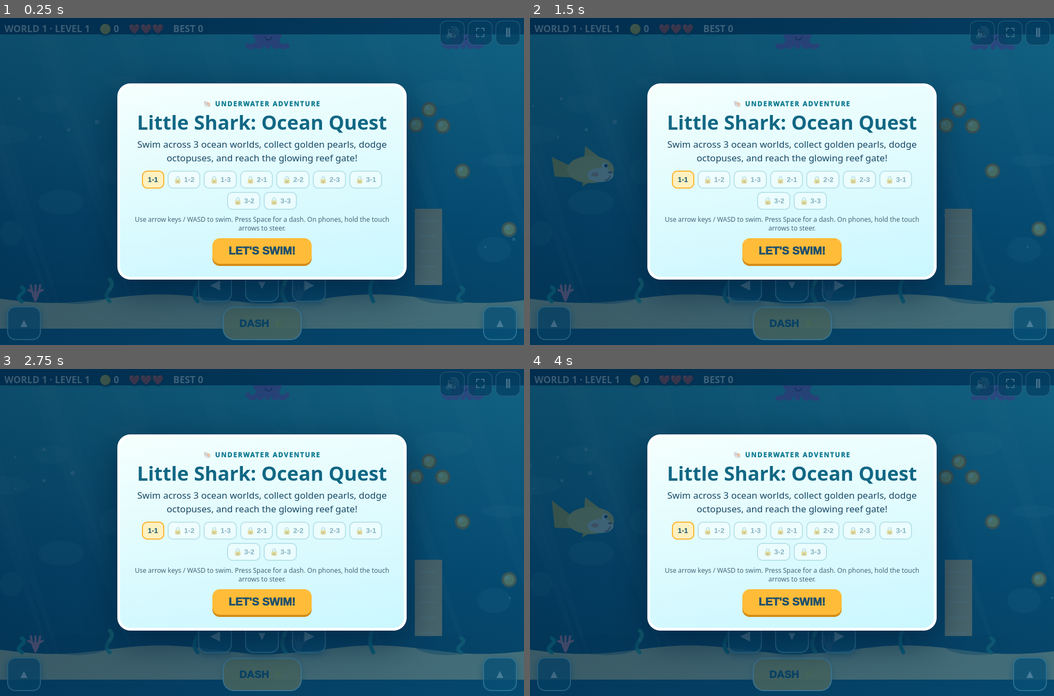
Above: before the commit, frames 1-4 (two rows, left to right).
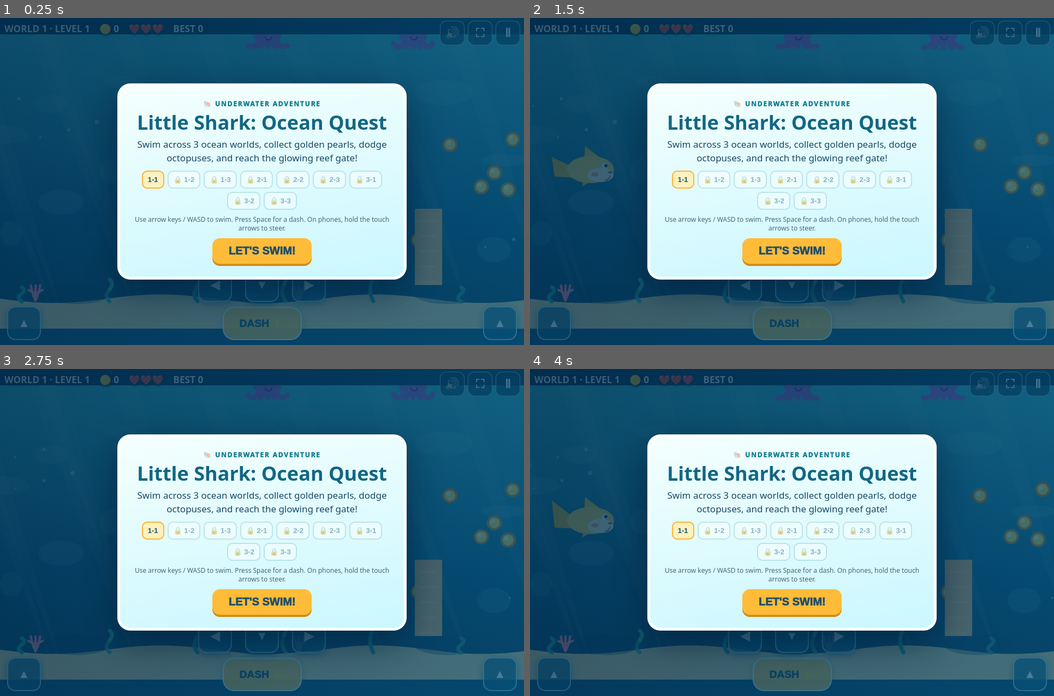
Above: after the commit, the same moments.

Repository: flowbeacon-labs/little-shark-ocean-quest
Game: browser game, page index.html
Same seed, same stepped clock (60 frames per second), same inputs: the game is played once before the commit and once after it.
Inputs:
- Up to frame 1 (0.25 s): no input
- Up to frame 2 (1.5 s): tap Space at 0.27, 1.1 s; hold Right from 1.03 s (still down)
- Up to frame 3 (2.75 s): release Right at 1.53 s; hold Down 1.58-1.85 s; tap Space at 1.6, 2.1, 2.6 s; hold Left 1.9-2.47 s; hold Up from 2.52 s (still down)
- Up to frame 4 (4 s): release Up at 2.82 s; hold Right 2.87-3.53 s; tap Space at 3.1, 3.6 s; hold Up 3.58-3.82 s; hold Left from 3.87 s (still down)

The runs differ from the first frame. In frame 1, 1.2% of the frame differs, in the area x 74-100%, y 5-70%; in frame 2, 1.2%; in frame 3, 1.2%; in frame 4, 1.2%.

Commit message:
Accelerate Little Shark and add moving hazards, pearl streak combos and speed effects

Diff:
--- a/game.js
+++ b/game.js
@@ -12,15 +12,15 @@
 const pointerMap=new Map();let mode='menu',selected=0,unlocked=1,best=0,totalBest=0,muted=false,audioCtx=null;
 const saveKey='little-shark-ocean-quest-v1';
 try{const data=JSON.parse(localStorage.getItem(saveKey)||'{}');unlocked=Math.min(LEVEL_COUNT,Math.max(1,Number(data.unlocked)||1));best=Math.max(0,Number(data.best)||0);totalBest=Math.max(0,Number(data.totalBest)||0);muted=!!data.muted;}catch{}
-let level=0,worldWidth=3500,player={},coins=[],enemies=[],powerups=[],walls=[],checkpoint=180,camera=0,score=0,lives=3,frame=0,invincible=0,shield=0,dashTime=0,dashReady=true,toastUntil=0,toastText='',totalRun=0;
+let level=0,worldWidth=3500,player={},coins=[],enemies=[],powerups=[],walls=[],checkpoint=180,camera=0,score=0,lives=3,frame=0,invincible=0,shield=0,dashTime=0,dashReady=true,toastUntil=0,toastText='',totalRun=0,combo=0,comboUntil=0,trail=[];
 function store(){try{localStorage.setItem(saveKey,JSON.stringify({unlocked,best,totalBest,muted}));}catch{}}
 function sound(freq=500,ms=80,type='sine',vol=.035){if(muted||mode==='menu')return;try{audioCtx??=new(window.AudioConte …(456 unchanged characters)…
 function toast(str){toastText=str;toastUntil=performance.now()+1350;el('toast').textContent=str;el('toast').style.opacity='1';}
 function rand(seed){let t=seed+0x6D2B79F5;t=Math.imul(t^t>>>15,t|1);t^=t+Math.imul(t^t>>>7,t|61);return ((t^t>>>14)>>>0)/4294967296;}
-function loadLevel(index){level=index;score=0;lives=3;frame=0;checkpoint=110;camera=0;invincible=105;shield=0;dashTime=0;dashReady=true;worldWidth=3100+Math.floor(index/3)*450+(index%3)*380;player={x:110,y:248,w:67,h:37,vx:0,vy:0,face:1};const danger=index;const count=30+index*6;
+function loadLevel(index){level=index;score=0;lives=3;frame=0;checkpoint=110;camera=0;invincible=105;shield=0;dashTime=0;dashReady=true;combo=0;comboUntil=0;trail=[];worldWidth=2550+Math.floor(index/3)*330+(index%3)*260;player={x:110,y:248,w:67,h:37,vx:0,vy:0,face:1};const danger=index;const count=35+index*6;
  coins=[];enemies=[];powerups=[];walls=[];
  for(let i=0;i<count;i++){let x=250+i*(worldWidth-540)/count;let y=135+rand(i*73+index*107)*260;coins.push({x,y,got:false});if(i%5===1&&x<worldWidth-160){coins.push({x:x+24,y:y-27,got:false},{x:x+49,y:y+3,got:false});}}
- for(let i=0;i<7+danger*2;i++){const x=490+i*(worldWidth-950)/(6+danger*2);enemies.push({x,baseY:140+rand(index*109+i*23)*235,y:0,phase:rand(i*53+index*11)*6,alive:true,hit:0,r:22+Math.min(10,Math.floor(index/3)*4)});}
+ for(let i=0;i<7+danger*2;i++){const x=490+i*(worldWidth-950)/(6+danger*2);enemies.push({x,baseY:140+rand(index*109+i*23)*235,y:0,phase:rand(i*53+index*11)*6,alive:true,hit:0,r:22+Math.min(10,Math.floor(index/3)*4),pattern:i%3,drift:10+rand(i*31+index*9)*35,tempo:.024+rand(i*19+3)*.025});}
  for(let i=0;i<4+Math.floor(index/2);i++){let x=760+i*(worldWidth-1190)/(3+Math.floor(index/2));walls.push({x,y:(i%2?TOP:320),w:50,h:(i%2?175:140)});}
  for(let i=0;i<2;i++)powerups.push({x:1150+i*(worldWidth-1550)/2,y:180+((i+index)%3)*70,type:i===0?'shield':'bonus',got:false});
  updateHUD();}
@@ -53,16 +53,18 @@
 el('fullscreen').addEventListener('click',async()=>{try{if(document.fullscreenElement)await document.exitFullscreen();e …(203 unchanged characters)…
 el('primary').addEventListener('click',()=>{if(mode==='paused'){pause();return;}start(selected);});
 const near=(x,y,cx,cy,r)=>Math.hypot(x-cx,y-cy)<r;
-function tick(){frame++;if(mode!=='playing')return;const speed=(4.6+level*.13)*(shield?1.03:1);let xAxis=(keyState.right?1:0)-(keyState.left?1:0),yAxis=(keyState.down?1:0)-(keyState.up?1:0);const norm=Math.hypot(xAxis,yAxis)||1;player.vx=xAxis/norm*speed;player.vy=yAxis/norm*speed;
- if(keyState.dash&&dashReady){dashTime=19;dashReady=false;sound(750,140,'sawtooth');}if(!keyState.dash)dashReady=true;
- let multiplier=dashTime>0?2.6:1;if(dashTime>0)dashTime--;
+function tick(){frame++;if(mode!=='playing')return;const speed=(7.1+level*.15)*(shield?1.03:1);let xAxis=(keyState.right?1:0)-(keyState.left?1:0),yAxis=(keyState.down?1:0)-(keyState.up?1:0);const norm=Math.hypot(xAxis,yAxis)||1;player.vx=xAxis/norm*speed;player.vy=yAxis/norm*speed;
+ if(keyState.dash&&dashReady){dashTime=24;dashReady=false;sound(750,140,'sawtooth');}if(!keyState.dash)dashReady=true;
+ let multiplier=dashTime>0?3.1:1;if(dashTime>0)dashTime--;
  player.face=player.vx<0?-1:player.vx>0?1:player.face;
  player.x=Math.max(40,Math.min(worldWidth-115,player.x+player.vx*multiplier));player.y=Math.max(TOP+20,Math.min(BOTTOM-38,player.y+player.vy*multiplier));
  if(invincible>0)invincible--;
+ if(frame%3===0){trail.push({x:player.x,y:player.y,age:0,dash:dashTime>0});if(trail.length>22)trail.shift();}for(const b of trail)b.age++;trail=trail.filter(b=>b.age<28);
+ if(frame>comboUntil)combo=0;
  for(const w of walls){if(player.x+45>w.x&&player.x-35<w.x+w.w&&player.y+19>w.y&&player.y-19<w.y+w.h){if(dashTime>0){player.x=player.x<w.x? w.x-47:w.x+w.w+39;}else hurt();}}
- for(const c of coins){if(!c.got&&near(player.x,player.y,c.x,c.y,34)){c.got=true;score++;sound(550+score%4*90,60,'triangle');}}
+ for(const c of coins){if(!c.got&&near(player.x,player.y,c.x,c.y,34)){c.got=true;combo=Math.min(10,combo+1);comboUntil=frame+145;const bonus=combo>=5?2:1;score+=bonus;if(combo===5)toast('🔥 PEARL RUSH! DOUBLE POINTS');sound(550+combo%6*75,65,'triangle');}}
  for(const p of powerups){if(!p.got&&near(player.x,player.y,p.x,p.y,40)){p.got=true;if(p.type==='shield'){shield=1;toast('🛡️ Bubble shield!');}else{score+=10;toast('✨ 10 bonus pearls!');}sound(910,180,'sine');}}
- for(const e of enemies){if(!e.alive)continue;e.y=e.baseY+Math.sin(frame*.027*(1+level*.065)+e.phase)*32;if(near(player.x,player.y,e.x,e.y,e.r+28)){if(dashTime>0){e.alive=false;score+=5;toast('⚡ Octopus dodged! +5');sound(680,140,'triangle');}else hurt();}}
+ for(const e of enemies){if(!e.alive)continue;e.y=e.baseY+Math.sin(frame*e.tempo*(1+level*.04)+e.phase)*(e.pattern===1?62:32);e.liveX=e.x+(e.pattern===0?0:Math.sin(frame*(e.tempo*.65)+e.phase)*e.drift);if(near(player.x,player.y,e.liveX,e.y,e.r+28)){if(dashTime>0){e.alive=false;score+=10;toast('⚡ DASH HIT! +10');sound(680,140,'triangle');}else hurt();}}
  checkpoint=Math.max(checkpoint,Math.floor((player.x-100)/650)*650+110);
  if(player.x>=worldWidth-130)win();camera+=(Math.max(0,Math.min(worldWidth-W,player.x-280))-camera)*.115;
  best=Math.max(best,score);updateHUD();}
@@ -80,7 +82,7 @@
  for(let i=0;i<11;i++){let x=i*340+140-camera*.58;if(x<-80||x>W+80)continue;ellipse(x,476,62,19,'#04294762');}
 }
 function drawPearl(c){const x=c.x-camera;if(x<-40||x>W+40)return;let bounce=Math.sin(frame*.08+c.x*.02)*3;circle(x,c.y+bounce,14,'#cb791c');circle(x,c.y+bounce,10,'#ffdc52');circle(x-3,c.y-3+bounce,4,'#fff6b3');}
-function drawOctopus(e,t){if(!e.alive)return;const x=e.x-camera,y=e.y;if(x<-100||x>W+100)return; …(459 unchanged characters)…
+function drawOctopus(e,t){if(!e.alive)return;const x=(e.liveX??e.x)-camera,y=e.y;if(x<-100||x>W+100)return; …(459 unchanged characters)…
 function drawShark(){const x=player.x-camera,y=player.y;if(invincible&&Math.floor(frame/5)%2===0)return;g.save();g.translate(x,y);g.scale(player.face,1);let flap=Math.sin(frame*.23)*7;
  polygon([[-24,-1],[-70,-30+flap],[-65,13],[-23,15]],'#e4bb31');polygon([[-11,-15],[-9,-43],[22,-19]],'#f0c943');polygo …(297 unchanged characters)…
  if(shield){g.strokeStyle='#a7f8ff';g.lineWidth=4;g.beginPath();g.arc(0,0,53,0,PI*2);g.stroke();}
@@ -88,6 +90,15 @@
  g.restore();}
 function drawGate(){let x=worldWidth-90-camera;g.save();g.translate(x,268);g.shadowColor='#7ff5fb';g.shadowBlur=30;g.li …(218 unchanged characters)…
 function drawWalls(t){for(const w of walls){let x=w.x-camera;if(x<-100||x>W+100)continue;g.fillStyle=t.coral[1];g.fillRect(x,w.y,w.w,w.h);g.fillStyle='#ffffff34';for(let y=w.y+20;y<w.y+w.h;y+=28)g.fillRect(x+9,y,w.w-19,4);}}
-function drawWorld(){const theme=themes[Math.floor(level/3)];drawBackground(theme);for(const c of coins)if(!c.got)drawPearl(c);for(const p of powerups){if(p.got)continue;const x=p.x-camera;circle(x,p.y,18,p.type==='shield'?'#80f3ff':'#ffd76a');g.font='24px system-ui';g.textAlign='center';g.fillText(p.type==='shield'?'🛡️':'⭐',x,p.y+8);}drawWalls(theme);for(const e of enemies)drawOctopus(e,theme);drawGate();drawShark();if(mode==='playing'){g.fillStyle='#ffffffaa';g.font='bold 14px system-ui';g.textAlign='right';g.fillText(`${Math.min(100,Math.floor(player.x/(worldWidth-100)*100))}% →`,W-15,70);}}
+function drawSpeedEffects(){
+ g.save();
+ for(const b of trail){const x=b.x-camera,y=b.y;if(x<-50||x>W+50)continue;const fade=1-b.age/28;
+  g.globalAlpha=fade*(b.dash?.65:.25);circle(x-32,y+Math.sin(b.age)*5,b.dash?12:5,b.dash?'#fff3ac':'#b8f9ff');
+ }
+ if(mode==='playing'&&dashTime>0){g.strokeStyle='#ffffff65';g.lineWidth=3;
+  for(let i=0;i<10;i++){const x=(i*167+frame*27)%W,y=80+(i*43)%360;g.beginPath();g.moveTo(x,y);g.lineTo(x-67,y);g.stroke();}}
+ g.restore();
+}
+function drawWorld(){const theme=themes[Math.floor(level/3)];drawBackground(theme);drawSpeedEffects();for(const c of coins)if(!c.got)drawPearl(c);for(const p of powerups){if(p.got)continue;const x=p.x-camera;circle(x,p.y,18,p.type==='shield'?'#80f3ff':'#ffd76a');g.font='24px system-ui';g.textAlign='center';g.fillText(p.type==='shield'?'🛡️':'⭐',x,p.y+8);}drawWalls(theme);for(const e of enemies)drawOctopus(e,theme);drawGate();drawShark();if(mode==='playing'){if(combo>=3){g.fillStyle='#fff6a8';g.font='bold 19px system-ui';g.textAlign='center';g.fillText('PEARL COMBO ×'+combo+(combo>=5?' · 2X SCORE':''),W/2,65);}g.fillStyle='#ffffffaa';g.font='bold 14px system-ui';g.textAlign='right';g.fillText(`${Math.min(100,Math.floor(player.x/(worldWidth-100)*100))}% →`,W-15,70);}}
 let prev=0,acc=0;function loop(now){const dt=Math.min(50,now-prev||16.67);prev=now;acc+=dt;while(acc>=16.667){if(mode== …(210 unchanged characters)…
 })();
